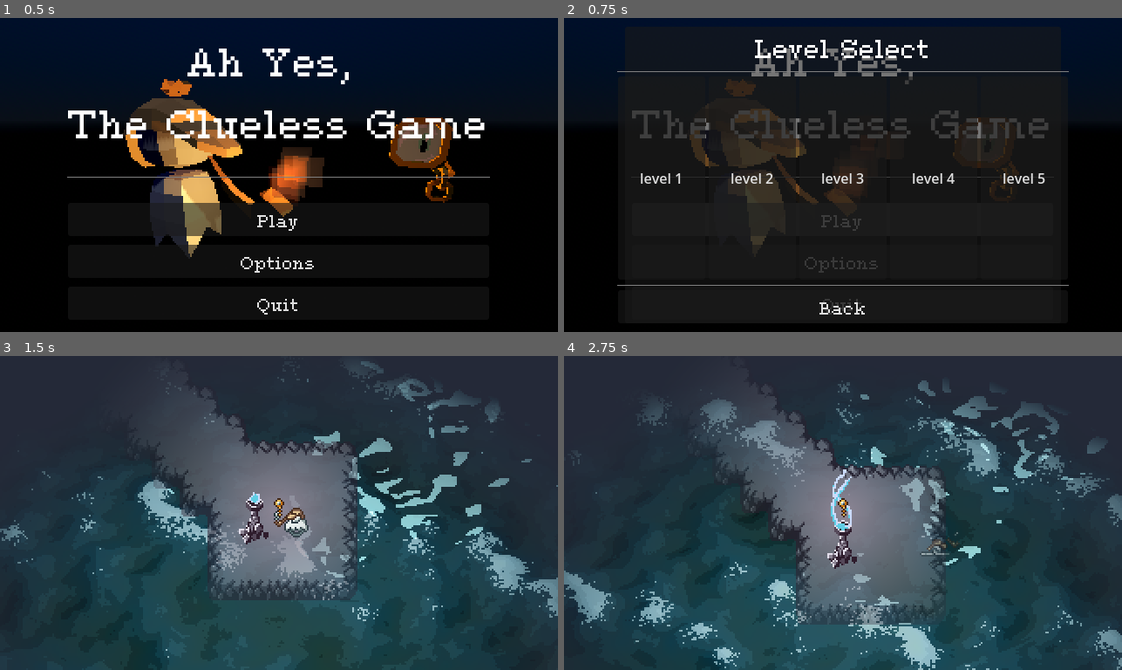
Above: before the commit, frames 1-4 (two rows, left to right).
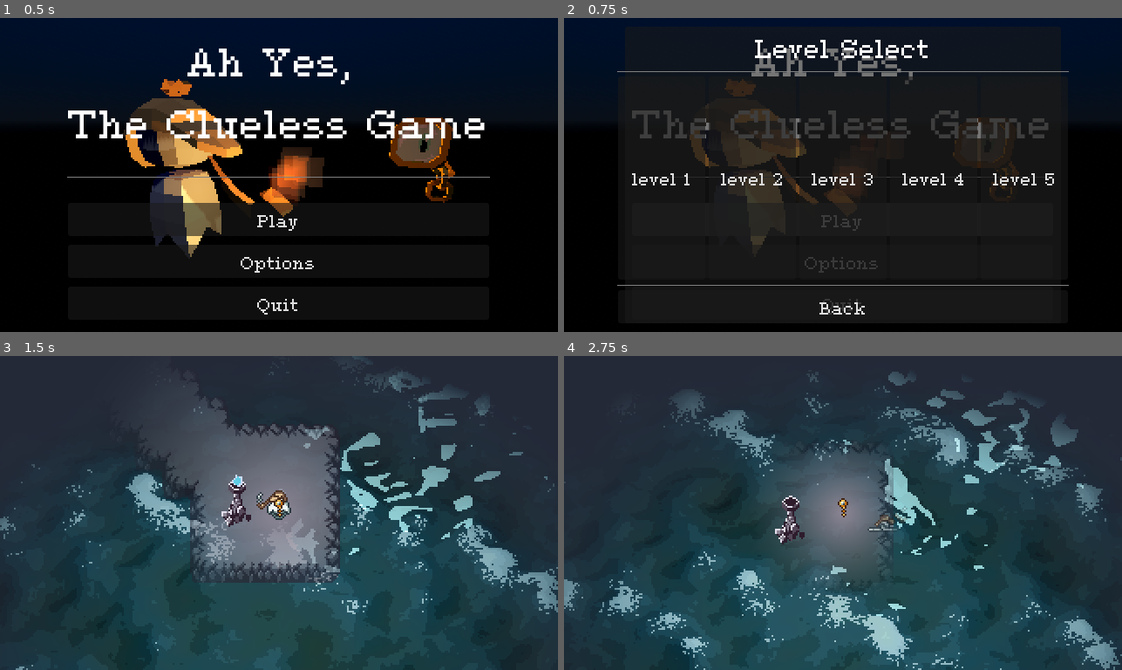
Above: after the commit, the same moments.

Repository: SmithyMKPK/SPRING-RGDC-GAME-JAM-2026
Game: Godot game, scene res://menu_scenes/main_menu.tscn
Two runs of this game, one before a commit and one after it. Both use one fixed random seed, a clock stepped at 60 frames per second and the inputs below. Sound files missing from this copy of the repository are replaced by a short silence.
Inputs:
- Up to frame 1 (0.5 s): no input
- Up to frame 2 (0.75 s): click "Play" at 0.5 s
- Up to frame 3 (1.5 s): click "Play" at 1.25 s
- Up to frame 4 (2.75 s): hold D (Move Right) from 2.03 s (still down)

Frame 1 is identical in both runs. In frame 2, 1.0% of the frame differs, in the area x 12-88%, y 49-54%; in frame 3, 14%; in frame 4, 27%, in the area x 0-100%, y 5-100%.

Commit message:
feature: player death indicators is better now!

Diff:
--- a/levels/camera/level_camera.tscn
+++ b/levels/camera/level_camera.tscn
@@ -8,13 +8,18 @@
 [sub_resource type="ViewportTexture" id="ViewportTexture_5bsm2"]
 viewport_path = NodePath("SubViewport")
 
-[node name="Level Camera" type="Camera2D" unique_id=1371421371]
+[node name="Level Camera" type="Camera2D" unique_id=1371421371 node_paths=PackedStringArray("spawn_grace_timer", "light_source")]
 zoom = Vector2(2, 2)
 script = ExtResource("1_wjito")
+spawn_grace_timer = NodePath("Timer")
+light_source = NodePath("LightSource")
 
 [node name="Waves" parent="." unique_id=1483759280 instance=ExtResource("2_5bsm2")]
 texture = SubResource("ViewportTexture_5bsm2")
 scale_fac = 0.1
+
+[node name="AudioListener2D" type="AudioListener2D" parent="." unique_id=31695934]
+current = true
 
 [node name="LightSource" parent="." unique_id=515451218 instance=ExtResource("3_fmu8n")]
 
@@ -23,5 +28,6 @@
 position = Vector2(0, -3)
 texture = ExtResource("4_5bsm2")
 
-[node name="AudioListener2D" type="AudioListener2D" parent="LightSource" unique_id=31695934]
-current = true
+[node name="Timer" type="Timer" parent="." unique_id=434393265]
+wait_time = 0.4
+one_shot = true
--- a/levels/level.gd
+++ b/levels/level.gd
@@ -16,7 +16,21 @@
 ## Set property that allows the camera's target to be known each frame
 var _closest_light_node: LightNode:
 	set(value):
-		following_camera.target_light_node = value
+		_closest_light_node = value;
+		self._update_focus();
+
+var override_light_node: Node2D:
+	set(value):
+		if value == override_light_node:
+			return;
+		override_light_node = value;
+		self._update_focus();
+
+func _update_focus() -> void:
+	if self.override_light_node == null:
+		following_camera.target_light_node = self._closest_light_node;
+	else:
+		following_camera.target_light_node = self.override_light_node;
 
 # Called when the node enters the scene tree for the first time.
 func _ready() -> void:
@@ -24,7 +38,16 @@
 		if child is LightNode:
 			self._light_nodes.append(child)
 
-	self.end_point.finished_level.connect(Callable(self, "_on_level_finished"))
+	self.end_point.finished_level.connect(Callable(self, "_on_level_finished"));
+
+	Player.get_death_signal().connect(self._on_player_death);
+	Player.get_respawn_signal().connect(self._on_player_respawn);
+
+func _on_player_death() -> void:
+	self.override_light_node = Player._movable_character;
+
+func _on_player_respawn() -> void:
+	self.override_light_node = null;
 
 func _process(_delta: float) -> void:
 	var light_node_distances: Dictionary
@@ -38,6 +61,10 @@
 ## Acts on the end point's level finished signal
 func _on_level_finished() -> void:
 	Player.exit_level()
+	var tmp_node: Node2D = Node2D.new();
+	self.end_point.add_child(tmp_node);
+	tmp_node.position += Vector2.UP * 10;
+	self.override_light_node = tmp_node;
 	level_finished_menu.visible = true
 
 ## Returns the light node that's closest to the player
--- a/levels/level_camera.gd
+++ b/levels/level_camera.gd
@@ -1,4 +1,6 @@
 class_name FollowCamera extends Camera2D
+
+@export var spawn_grace_timer: Timer;
 
 @export var delta_coefficient: float = 3.25;
 @export var internal_global_position: Vector2;
@@ -17,14 +19,29 @@
 @export var reset_on_phys_interpolation: bool = true;
 @export var snap_scale: float = 1;
 
+var last_light_strength: float = 0;
+@export var light_source: LightSource;
+
 func _ready() -> void:
 	self.internal_global_position = self.global_position;
 
-	var f = func(camera: FollowCamera):
-		camera.internal_global_position = Player.current_position;
-	f.call_deferred(self);
+	_on_player_spawn.call_deferred();
+	Player.get_respawn_signal().connect(self._on_player_spawn);
+	Player.get_death_signal().connect(self._on_player_death);
+
+func _on_player_death() -> void:
+	self.last_light_strength = self.light_source.strength;
+	self.light_source.strength = 60;
+
+func _on_player_spawn() -> void:
+	self.internal_global_position = Player.current_position;
+	self.spawn_grace_timer.start();
+	if self.last_light_strength != 0:
+		self.light_source.strength = self.last_light_strength;
 
 func _process(delta: float) -> void:
+	if !self.spawn_grace_timer.is_stopped():
+		delta = 0;
 	var target_position: Vector2 = self._get_target_global_position();
 
 	self.internal_global_position = target_position.lerp(
--- a/menu_scenes/level_finished_menu.tscn
+++ b/menu_scenes/level_finished_menu.tscn
@@ -8,15 +8,31 @@
 main_menu_scene = "res://menu_scenes/main_menu.tscn"
 
 [node name="Panel" type="Panel" parent="." unique_id=1844409732]
-offset_left = 160.0
-offset_top = 160.0
-offset_right = 480.0
-offset_bottom = 232.0
+anchors_preset = 8
+anchor_left = 0.5
+anchor_top = 0.5
+anchor_right = 0.5
+anchor_bottom = 0.5
+offset_left = -160.0
+offset_top = 23.0
+offset_right = 160.0
+offset_bottom = 95.0
+grow_horizontal = 2
+grow_vertical = 2
 
 [node name="VBoxContainer" type="VBoxContainer" parent="Panel" unique_id=2003559183]
-layout_mode = 0
-offset_right = 320.0
-offset_bottom = 72.0
+layout_mode = 1
+anchors_preset = 8
+anchor_left = 0.5
+anchor_top = 0.5
+anchor_right = 0.5
+anchor_bottom = 0.5
+offset_left = -160.0
+offset_top = -36.0
+offset_right = 160.0
+offset_bottom = 36.0
+grow_horizontal = 2
+grow_vertical = 2
 
 [node name="Label" type="Label" parent="Panel/VBoxContainer" unique_id=703634126]
 layout_mode = 2
--- a/menu_scenes/level_select/level_button.tscn
+++ b/menu_scenes/level_select/level_button.tscn
@@ -1,7 +1,11 @@
 [gd_scene format=3 uid="uid://735rtut6cfeq"]
+
+[ext_resource type="FontFile" uid="uid://cnqy0ca0e0jj6" path="res://assets/typefaces/Cairopixel.ttf" id="1_hup7u"]
 
 [node name="LevelButton" type="Button" unique_id=1225191436]
 custom_minimum_size = Vector2(100, 0)
 offset_right = 110.0
 offset_bottom = 233.0
+theme_override_fonts/font = ExtResource("1_hup7u")
+theme_override_font_sizes/font_size = 32
 text = "Level Name"
--- a/player/player.gd
+++ b/player/player.gd
@@ -33,3 +33,9 @@
 func exit_level() -> void:
 	#self._movable_character.collision_layer = 0;
 	self.remove_child(_movable_character)
+
+func get_death_signal() -> Signal:
+	return self._movable_character.start_respawn;
+
+func get_respawn_signal() -> Signal:
+	return self._movable_character.respawn;
--- a/player/player_movement.gd
+++ b/player/player_movement.gd
@@ -1,4 +1,7 @@
 class_name PlayerMovement extends CharacterBody2D
+
+signal respawn();
+signal start_respawn();
 
 @export var speed: float = 150;
 @export var dead_zone: float = .06;
@@ -40,6 +43,7 @@
 			playback.travel("idle");
 			self.respawning = false;
 			self.position = self.initial_pos;
+			self.respawn.emit();
 
 func _physics_process(delta: float) -> void:
 	if self.respawning:
@@ -78,8 +82,7 @@
 	self.wall_walk_timer = 0;
 	self.respawning = true;
 	self.animation_tree.set("parameters/conditions/dead", true);
-	#self.position = initial_pos;
-
+	self.start_respawn.emit();
 
 func _on_player_sounds_finished() -> void:
 	self.is_walking_sound_on = false
